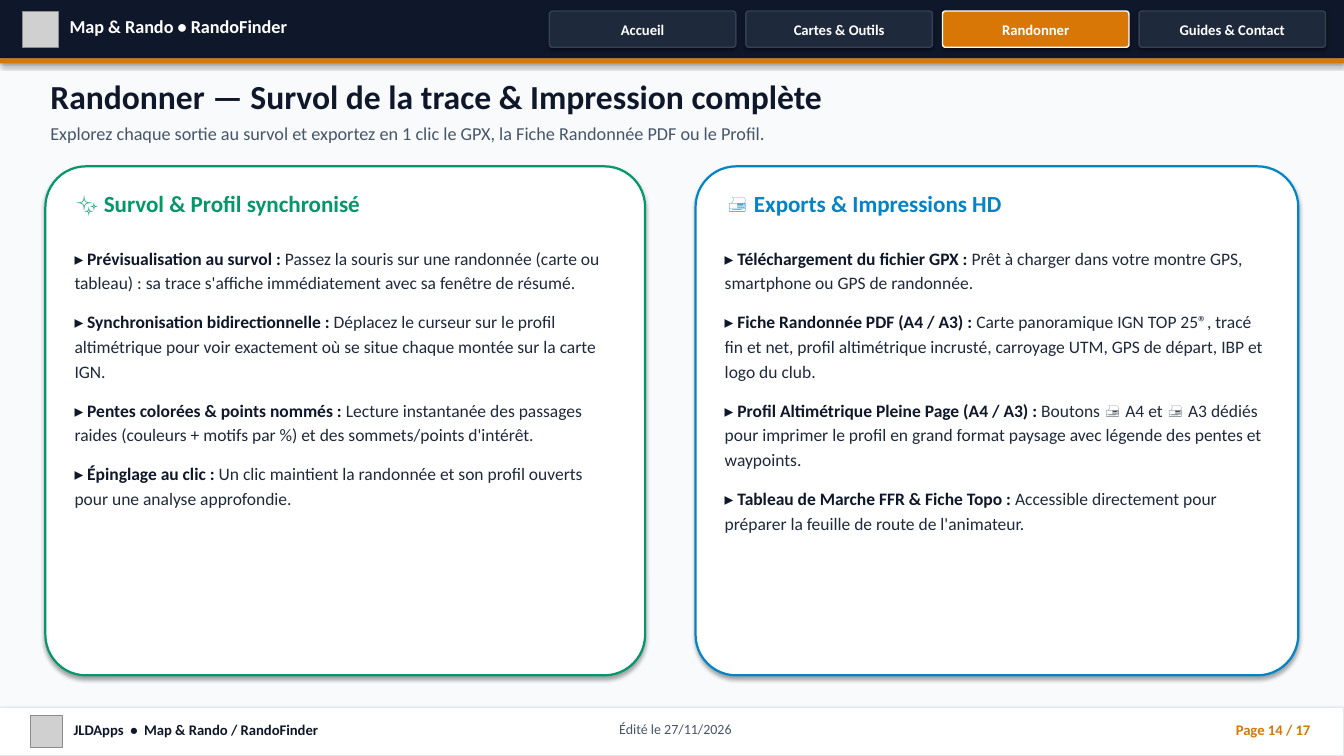
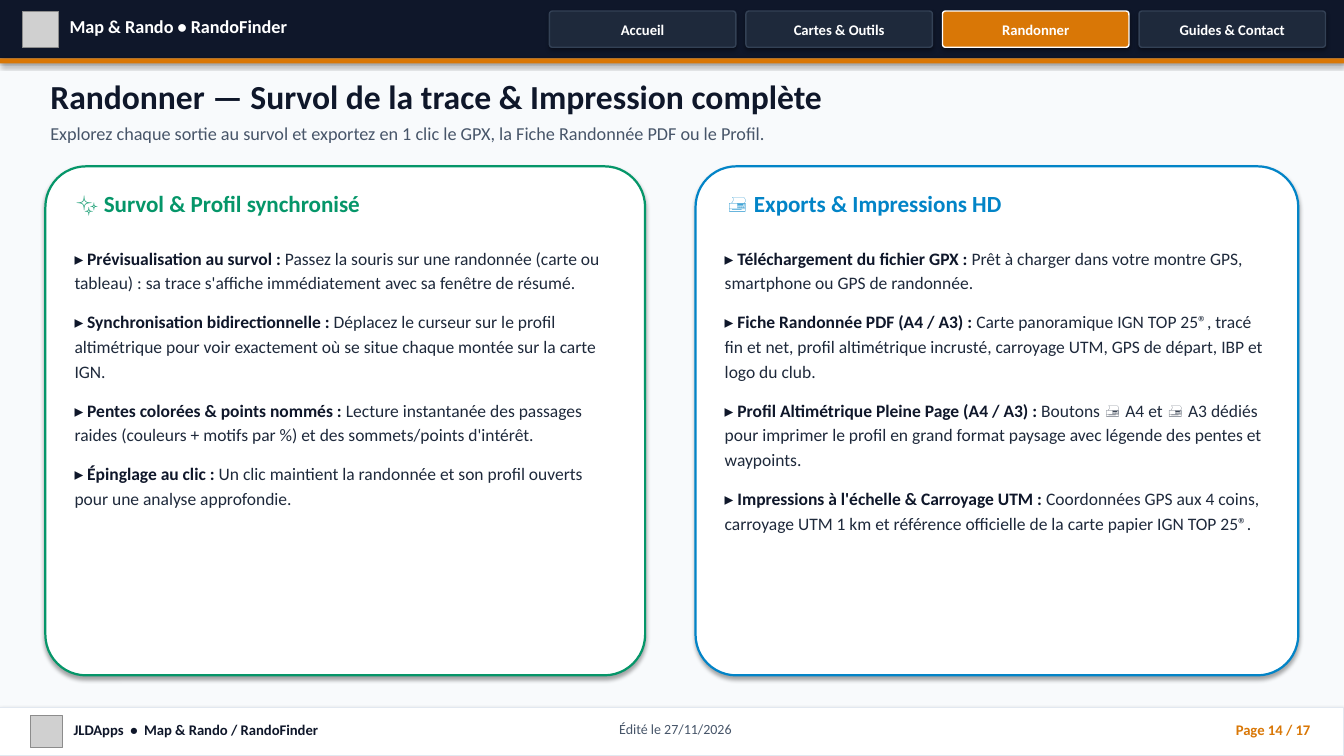
Before and after one commit to jusitafu/maprando, a slide deck: slide 14 of docs/Presentation_RandoFinder_JLDApps.pptx. Drawn at 1344x756 pixels with LibreOffice and Linux fonts; fonts in the diff are those of the drawing; grey boxes stand for pictures. Boxes give left, top, right and bottom in pixels: in the first picture for what was removed or moved away, otherwise in the second. Text is boxed around its words. In the diff, an @@ line names an element or a change of style, - is before the commit and + after.

Commit message:
v243: Suppression de toute mention du tableau de marche dans Presentation_RandoFinder_JLDApps.pptx

```diff
--- a/docs/Presentation_RandoFinder_JLDApps.pptx
+++ b/docs/Presentation_RandoFinder_JLDApps.pptx
@@ text at (x1=725, y1=492, x2=1259, y2=533): text changed @@
-▸ Tableau de Marche FFR & Fiche Topo : Accessible directement pour préparer la feuille de route de l'animateur.
+▸ Impressions à l'échelle & Carroyage UTM : Coordonnées GPS aux 4 coins, carroyage UTM 1 km et référence officielle de la carte papier IGN TOP 25®.
```
Also in this commit, not shown: 2 other slides changed, 2 other files.
